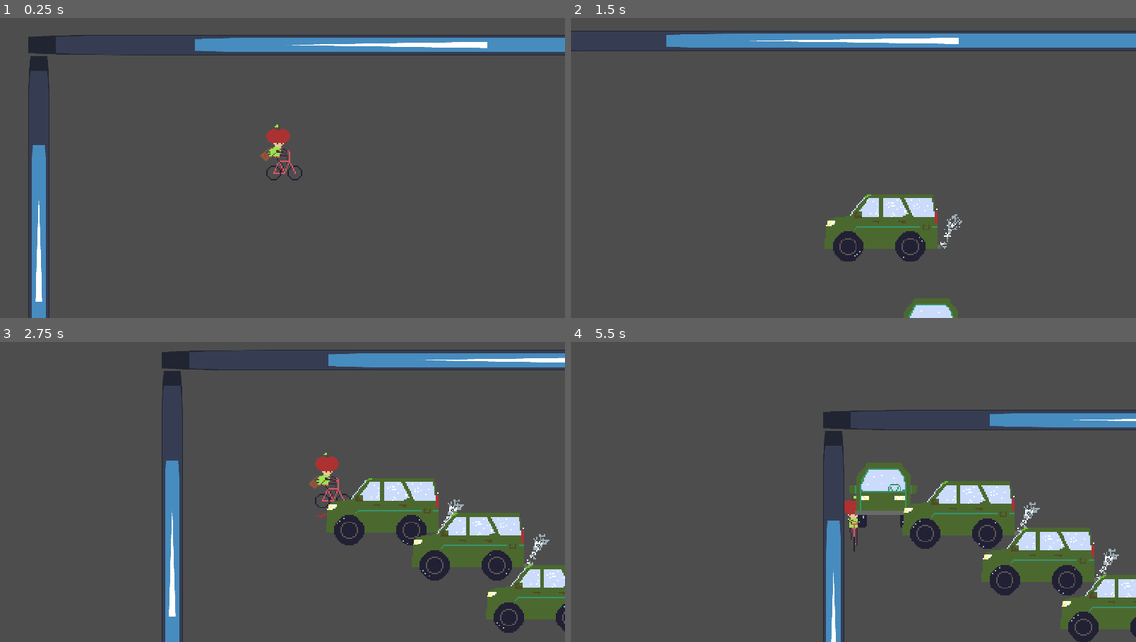
Above: before the commit, frames 1-4 (two rows, left to right).
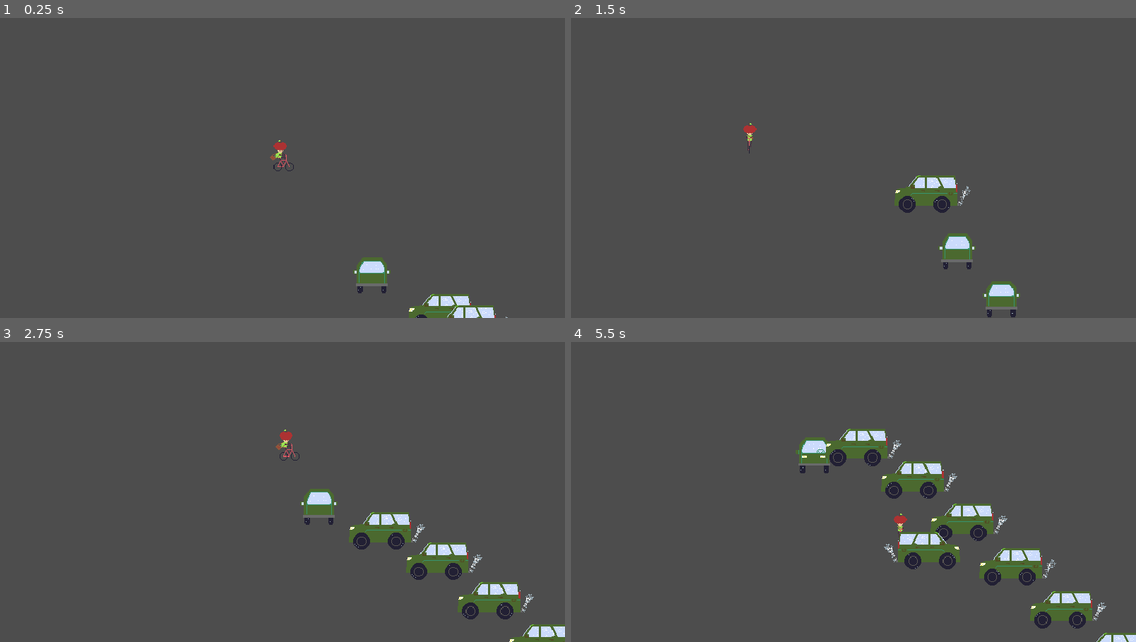
Above: after the commit, the same moments.

Repository: ScottArtCarlson/projectEkans
Game: Godot game, scene res://Scenes/world.tscn
The game is run twice, just before and just after one commit, with the same random seed, the same clock (stepped at 60 frames per second) and the same inputs. The engine's default icon, where the game draws it, is replaced by a stand-in: a white triangle on a blue panel in a dark square.
Inputs:
- Up to frame 1 (0.25 s): no input
- Up to frame 2 (1.5 s): hold D (right) 0.53-1.28 s; tap Space (action) at 0.6, 1.35 s; hold S (down) from 1.28 s (still down)
- Up to frame 3 (2.75 s): release S (down) at 2.03 s; hold D (right) from 2.03 s (still down); tap Space (action) at 2.1 s
- Up to frame 4 (5.5 s): release D (right) at 2.78 s; hold W (up) 2.78-3.53 s; tap Space (action) every 0.75 s from 2.85 to 5.1 s; hold A (left) 3.53-5.03 s; hold S (down) from 5.03 s (still down)

The runs differ from the first frame. In frame 1, 7.6% of the frame differs, in the area x 5-100%, y 5-100%; in frame 2, 10%; in frame 3, 15%; in frame 4, 17%, in the area x 39-100%, y 22-100%.

Commit message:
fixed the loop with i-frame

Diff:
--- a/Scenes/player.gd
+++ b/Scenes/player.gd
@@ -15,6 +15,7 @@
 # players speed, export so that it is editable in the menu
 @export var SPEED = 150.0
 @export var starting_position : Vector2 = Vector2(0, 1)
+var i_frame = 200
 
 func _ready():
 	# sets the starting position of the animation
@@ -43,7 +44,9 @@
 	move_and_slide()
 	# checks each frame if it needs to change to the next animation
 	pick_new_state()
-	screen_wrap()
+#	screen_wrap()
+	if i_frame > 0:
+		i_frame -= 1
 
 # no use yet
 func handleAction():
@@ -78,4 +81,8 @@
 
 func _on_hurt_box_area_entered(area):
 	global_position = starting_position
-	player_killed.emit()
+	if i_frame > 0:
+		return
+	else:
+		i_frame = 200
+		player_killed.emit()
--- a/Scenes/snake.gd
+++ b/Scenes/snake.gd
@@ -9,7 +9,7 @@
 @onready var state_machine = animation_tree.get("parameters/playback")
 
 # Snake speed
-@export var SPEED = 100.0
+@export var SPEED = 140.0
 # unused currently
 @export var startingNodes = 3
 # starting direction for animation
--- a/Scenes/snake_segment.gd
+++ b/Scenes/snake_segment.gd
@@ -11,9 +11,9 @@
 @onready var state_machine = animation_tree.get("parameters/playback")
 
 # Snake movement speed, as export so that is can be edited in the editor
-@export var SPEED = 100
+@export var SPEED = 150
 # buffer between the snake bits so that they dint stack up, in pixels
-@export var followOffset = 70
+@export var followOffset = 90
 # starting direction for animation
 @export var starting_position : Vector2 = Vector2(0, 1)
 
--- a/Scenes/world.gd
+++ b/Scenes/world.gd
@@ -5,19 +5,16 @@
 func _ready():
 	pass # Replace with function body.
 
-
 # Called every frame. 'delta' is the elapsed time since the previous frame.
 func _process(delta):
 	pass
 
 # custom signal from the player scene
-#func _on_player_player_killed():
-#
-#	# we create a new timer that helps us to delay the snake segments spawning in too fast on top of us
-#	var newSegment = load("res://Scenes/snake_segment.tscn")
-#	var temp = newSegment.instantiate()
-#	var tempLocation = $SnakeContainer
-#	tempLocation.add_child(temp)
-#	print("new segment")
-#
-#	await get_tree().create_timer(4.0).timeout
+func _on_player_player_killed():
+
+	# we create a new timer that helps us to delay the snake segments spawning in too fast on top of us
+	var newSegment = load("res://Scenes/snake_segment.tscn")
+	var temp = newSegment.instantiate()
+	var tempLocation = $SnakeContainer
+	tempLocation.add_child(temp)
+	print("new segment")
--- a/Scenes/world.tscn
+++ b/Scenes/world.tscn
@@ -1,10 +1,9 @@
-[gd_scene load_steps=6 format=3 uid="uid://buvirnbmvpjmq"]
+[gd_scene load_steps=5 format=3 uid="uid://buvirnbmvpjmq"]
 
 [ext_resource type="PackedScene" uid="uid://bycq58j37i46q" path="res://Scenes/player.tscn" id="1_pdc8r"]
 [ext_resource type="Script" path="res://Scenes/world.gd" id="1_pepnt"]
 [ext_resource type="PackedScene" uid="uid://cexq5kww3hohm" path="res://Scenes/snake.tscn" id="2_1pave"]
 [ext_resource type="PackedScene" uid="uid://crawbr77u2yx0" path="res://Scenes/snake_segment.tscn" id="4_iyujy"]
-[ext_resource type="PackedScene" uid="uid://bs3toeytq71bv" path="res://Scenes/wall.tscn" id="5_ttoa8"]
 
 [node name="World" type="Node2D"]
 script = ExtResource("1_pepnt")
@@ -24,24 +23,30 @@
 position = Vector2(424, 296)
 
 [node name="SnakeSegment3" parent="SnakeContainer" instance=ExtResource("4_iyujy")]
-position = Vector2(528, 224)
+position = Vector2(424, 296)
 
 [node name="SnakeSegment4" parent="SnakeContainer" instance=ExtResource("4_iyujy")]
-position = Vector2(536, 288)
+position = Vector2(424, 296)
 
-[node name="Wall" parent="." instance=ExtResource("5_ttoa8")]
+[node name="SnakeSegment5" parent="SnakeContainer" instance=ExtResource("4_iyujy")]
+position = Vector2(424, 296)
 
-[node name="Wall2" parent="." instance=ExtResource("5_ttoa8")]
-position = Vector2(656, 0)
+[node name="SnakeSegment6" parent="SnakeContainer" instance=ExtResource("4_iyujy")]
+position = Vector2(424, 296)
 
-[node name="Wall3" parent="." instance=ExtResource("5_ttoa8")]
-position = Vector2(-16, -16)
-rotation = -1.57079
-scale = Vector2(0.962738, 1.86676)
+[node name="SnakeSegment7" parent="SnakeContainer" instance=ExtResource("4_iyujy")]
+position = Vector2(424, 296)
 
-[node name="Wall4" parent="." instance=ExtResource("5_ttoa8")]
-position = Vector2(-16, 360)
-rotation = -1.57079
-scale = Vector2(0.962738, 1.86676)
+[node name="SnakeSegment8" parent="SnakeContainer" instance=ExtResource("4_iyujy")]
+position = Vector2(424, 296)
+
+[node name="SnakeSegment9" parent="SnakeContainer" instance=ExtResource("4_iyujy")]
+position = Vector2(424, 296)
+
+[node name="SnakeSegment10" parent="SnakeContainer" instance=ExtResource("4_iyujy")]
+position = Vector2(424, 296)
+
+[node name="SnakeSegment11" parent="SnakeContainer" instance=ExtResource("4_iyujy")]
+position = Vector2(424, 296)
 
 [connection signal="player_killed" from="Player" to="." method="_on_player_player_killed"]
--- a/project.godot
+++ b/project.godot
@@ -17,10 +17,6 @@
 
 [display]
 
-window/size/viewport_width=640
-window/size/viewport_height=360
-window/size/window_width_override=1280
-window/size/window_height_override=720
 window/stretch/mode="canvas_items"
 
 [input]
